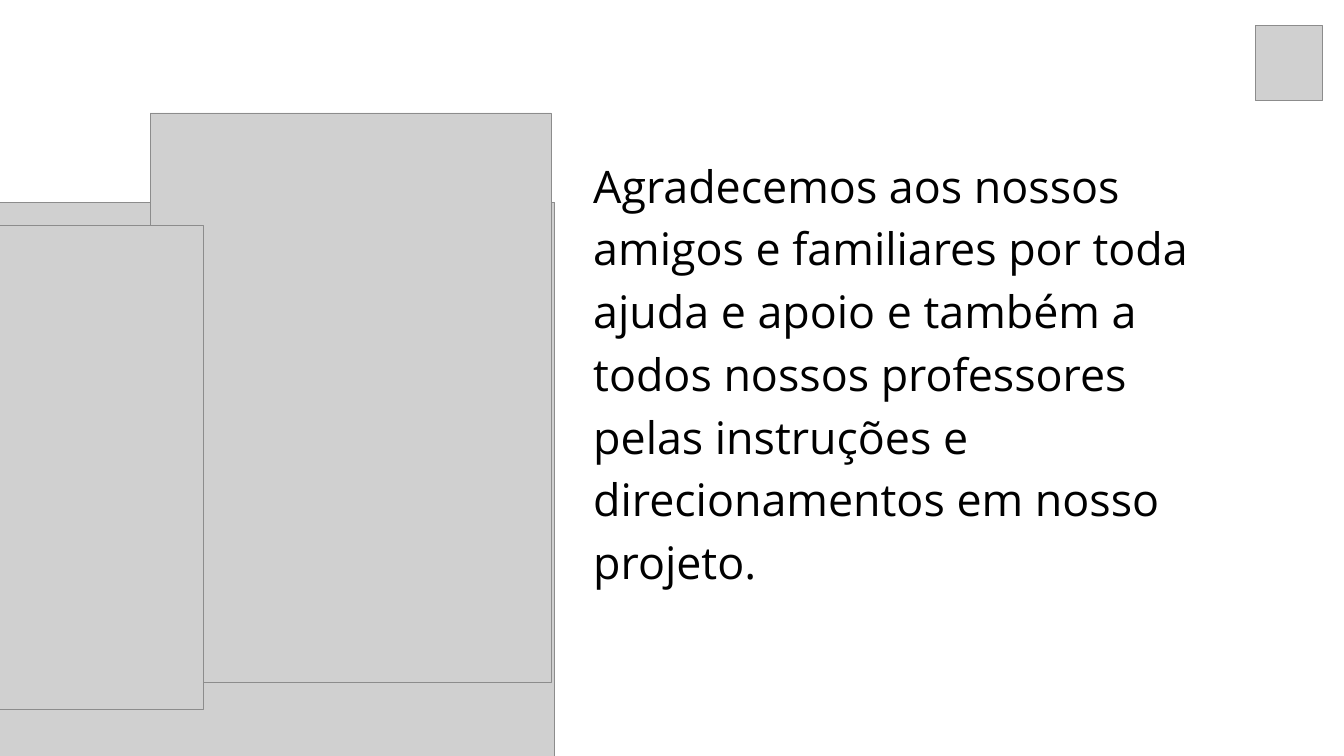
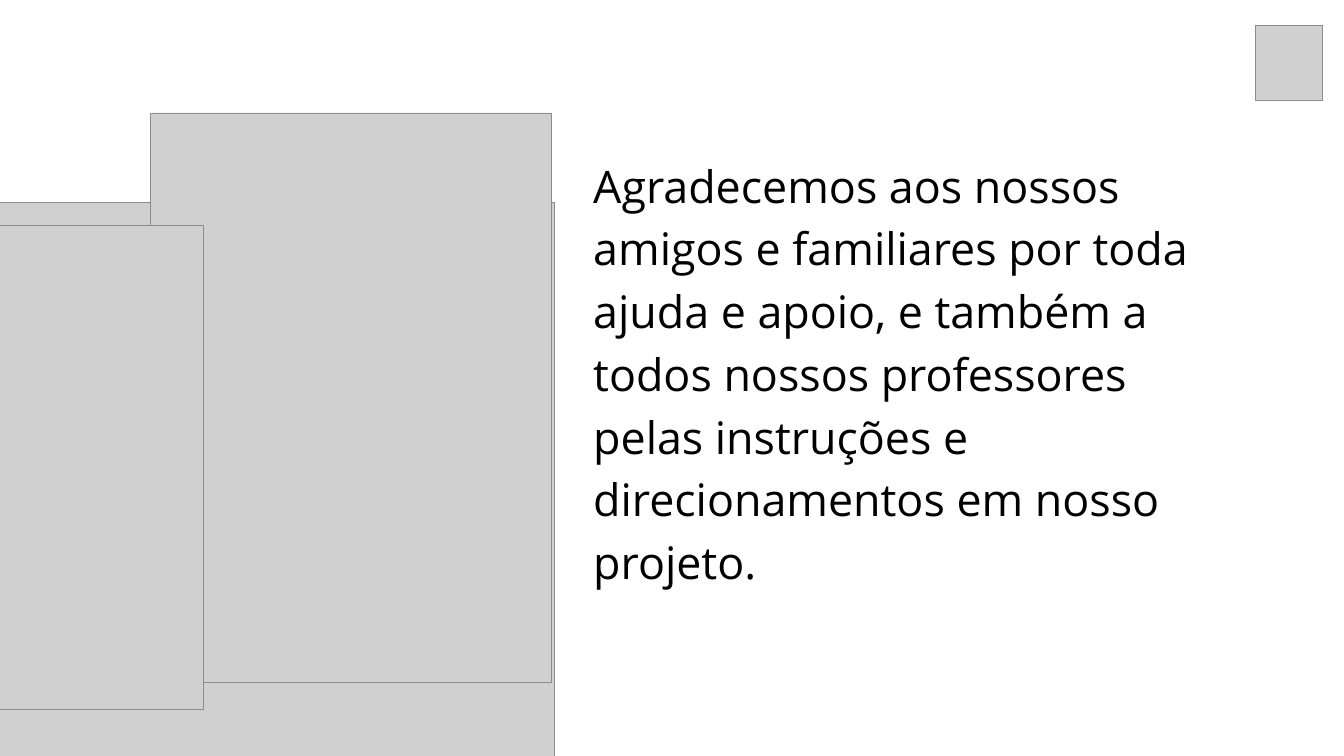
Before and after one commit to christian-raphael/Pyxis, a slide deck: slide 18 of Documentação/Pyxis.pptx. Drawn at 1344x756 pixels with LibreOffice and Linux fonts; fonts in the diff are those of the drawing; grey boxes stand for pictures. Boxes give left, top, right and bottom in pixels: in the first picture for what was removed or moved away, otherwise in the second. Text is boxed around its words. In the diff, an @@ line names an element or a change of style, - is before the commit and + after.

```diff
--- a/Documentação/Pyxis.pptx
+++ b/Documentação/Pyxis.pptx
@@ text at (x1=593, y1=169, x2=1188, y2=517): text changed @@
-Agradecemos aos nossos amigos e familiares por toda ajuda e apoio e também a todos nossos professores pelas instruções e direcionamentos em nosso projeto.
+Agradecemos aos nossos amigos e familiares por toda ajuda e apoio, e também a todos nossos professores pelas instruções e direcionamentos em nosso projeto.
```
Also in this commit, not shown: 5 other slides changed, 3 other files.
